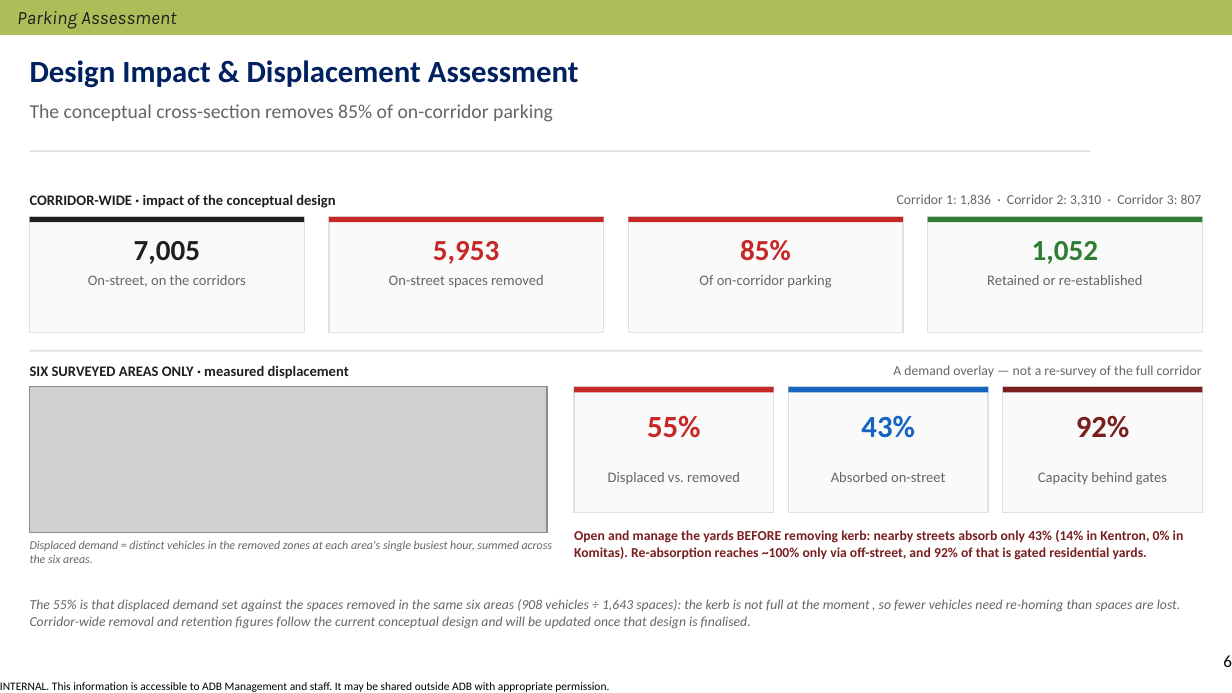
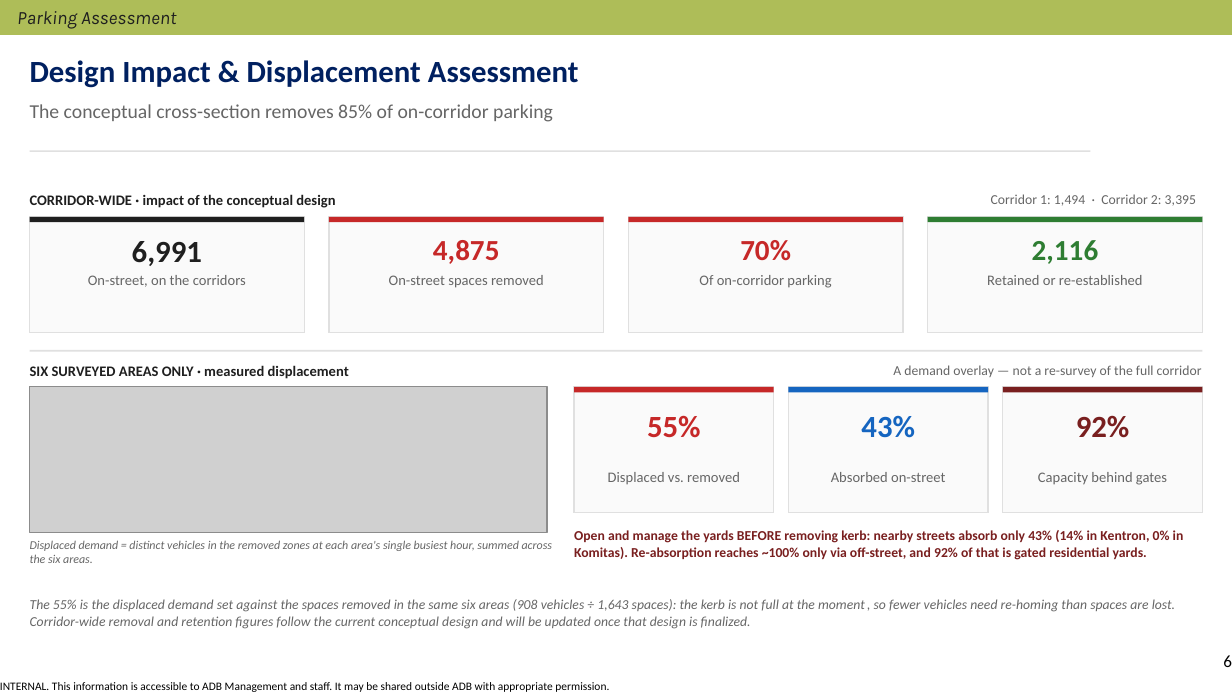
Before and after one commit to Urbanoise/Yerevan-Parking, a slide deck: slide 6 of Final Presentation/Parking Slides - 22072026.pptx. Drawn at 1232x693 pixels with LibreOffice and Linux fonts; fonts in the diff are those of the drawing; grey boxes stand for pictures; background and template pictures are left out. Boxes give left, top, right and bottom in pixels: in the first picture for what was removed or moved away, otherwise in the second. Text is boxed around its words. In the diff, an @@ line names an element or a change of style, - is before the commit and + after.

```diff
--- a/Final Presentation/Parking Slides - 22072026.pptx
+++ b/Final Presentation/Parking Slides - 22072026.pptx
@@ text at bbox=[991, 194, 1197, 206]: text changed @@
-Corridor 1: 1,836 · Corridor 2: 3,310 · Corridor 3: 807
+Corridor 1: 1,494 · Corridor 2: 3,395
@@ text at bbox=[132, 241, 202, 266]: text changed; size 17 to 18 pt @@
-7,005
+6,991
@@ text at bbox=[433, 240, 500, 264]: text changed @@
-5,953
+4,875
@@ text at bbox=[740, 240, 791, 261]: text changed @@
-85%
+70%
@@ text at bbox=[1032, 240, 1099, 264]: text changed @@
-1,052
+2,116
@@ text at bbox=[30, 599, 1175, 629]: text changed @@
-The 55% is that displaced demand set against the spaces removed in the same six areas (908 vehicles ÷ 1,643 spaces): the kerb is not full at the moment, so fewer vehicles need re-homing than spaces are lost. Corridor-wide removal and retention figures follow the current conceptual design and will be updated once that design is finalised.
+The 55% is the displaced demand set against the spaces removed in the same six areas (908 vehicles ÷ 1,643 spaces): the kerb is not full at the moment, so fewer vehicles need re-homing than spaces are lost. Corridor-wide removal and retention figures follow the current conceptual design and will be updated once that design is finalized.
```
Also in this commit, not shown: 2 other slides changed, 16 other files.
